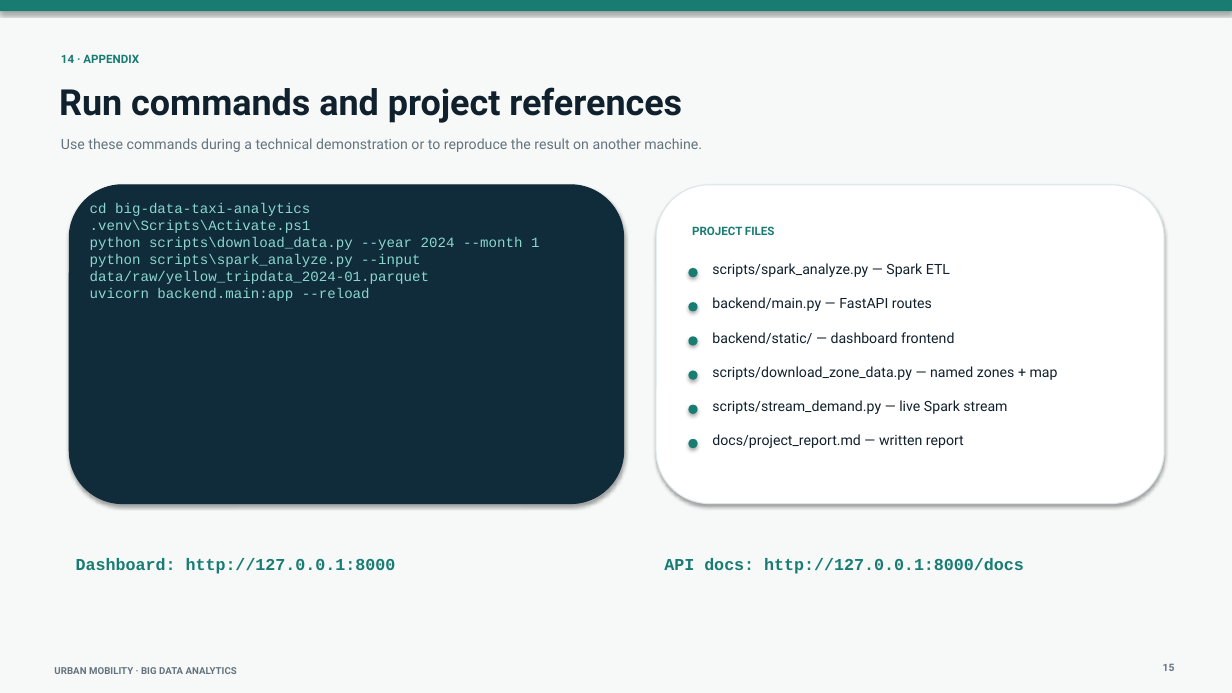
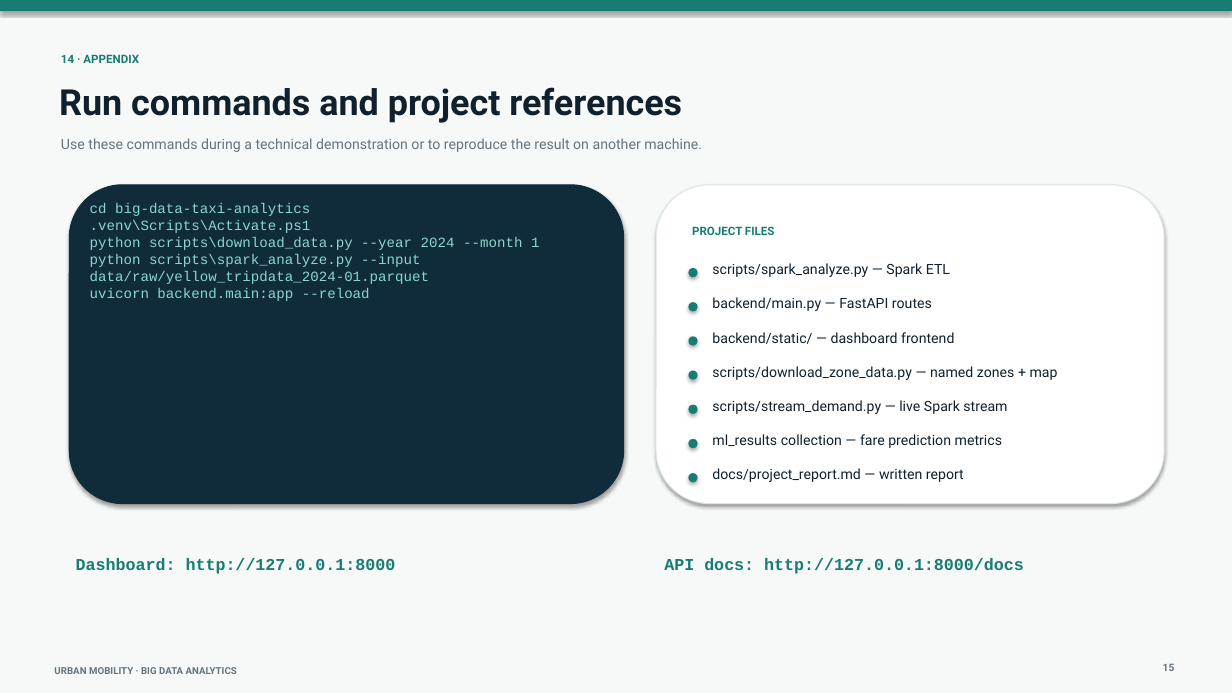
Before and after one commit to ParekhJash1/urban-mobility-big-data-analytics, a slide deck: slide 15 of docs/Urban_Mobility_Big_Data_Analytics_Jash_Parekh_Updated.pptx. Drawn at 1232x693 pixels with LibreOffice and Linux fonts; fonts in the diff are those of the drawing. Boxes give left, top, right and bottom in pixels: in the first picture for what was removed or moved away, otherwise in the second. Text is boxed around its words. In the diff, an @@ line names an element or a change of style, - is before the commit and + after.

Commit message:
feat: add spark ml fare prediction

```diff
--- a/docs/Urban_Mobility_Big_Data_Analytics_Jash_Parekh_Updated.pptx
+++ b/docs/Urban_Mobility_Big_Data_Analytics_Jash_Parekh_Updated.pptx
@@ text added at [712, 434, 1002, 448], 11 pt, text #10202C @@
+ml_results collection — fare prediction metrics
@@ ellipse added at [689, 473, 698, 482], fill #197C73 @@
@@ text "docs/project_report.md — written report": place and size @@
-text "docs/project_report.md — written report" at [712, 434, 964, 448]
+text "docs/project_report.md — written report" at [712, 468, 964, 482]
```
Also in this commit, not shown: 2 other slides changed, 10 other files.
